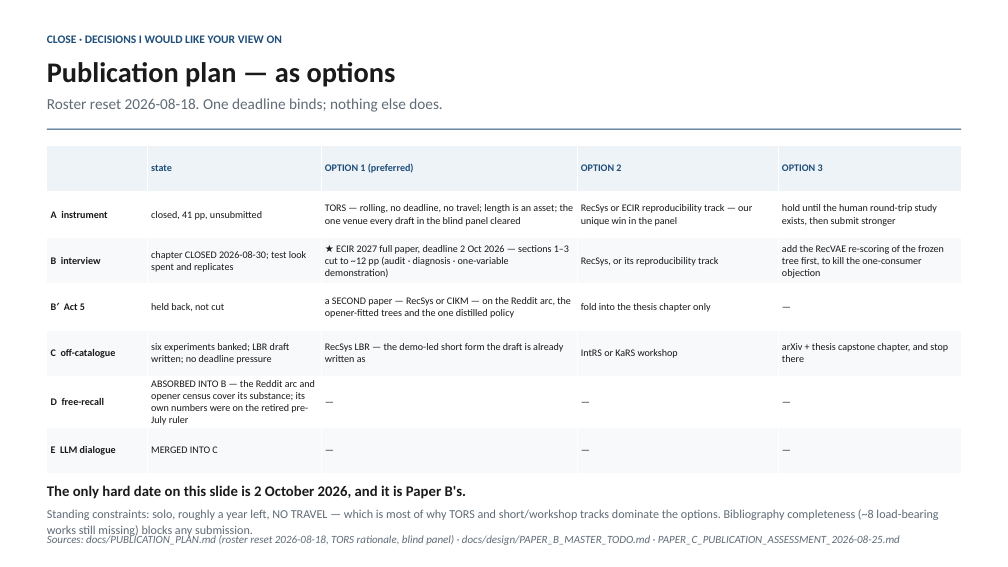
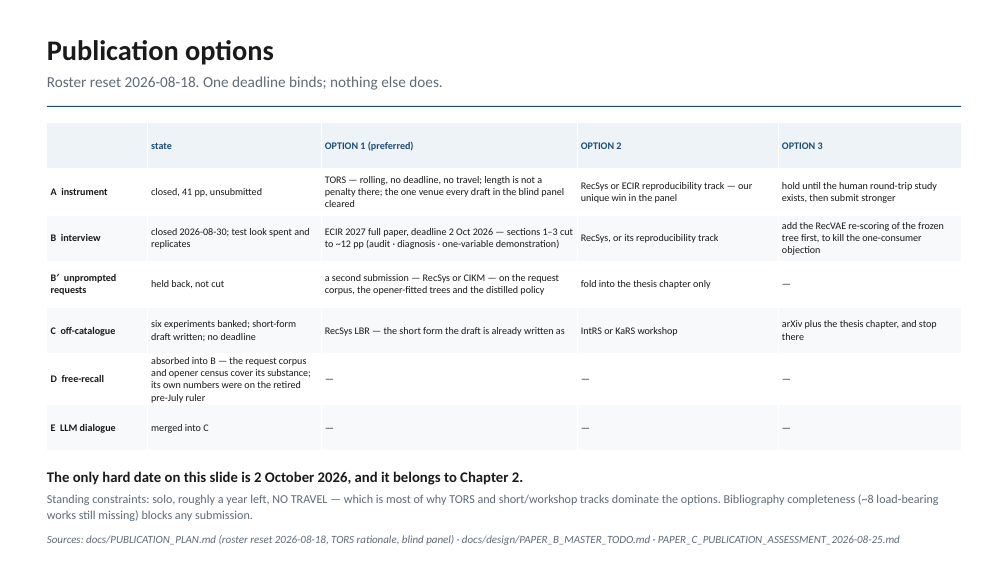
Before and after one commit to makarovaalexa-brch/casper, a slide deck: slide 43 of new_chapters/slides/casper_supervisor_2026-09.pptx (slide 40 before the commit). Drawn at 1008x567 pixels with LibreOffice and Linux fonts; fonts in the diff are those of the drawing. Boxes give left, top, right and bottom in pixels: in the first picture for what was removed or moved away, otherwise in the second. Text is boxed around its words. In the diff, an @@ line names an element or a change of style, - is before the commit and + after.

```diff
--- a/new_chapters/slides/casper_supervisor_2026-09.pptx
+++ b/new_chapters/slides/casper_supervisor_2026-09.pptx
@@ text at box(47, 40, 274, 65): text changed @@
-Publication plan — as options
+Publication options
@@ text removed at box(47, 35, 282, 43) @@
-CLOSE · DECISIONS I WOULD LIKE YOUR VIEW ON
@@ text "Roster reset 2026-08-18. One deadline ...": place and size @@
-text "Roster reset 2026-08-18. One deadline ..." at box(47, 98, 442, 112)
+text "Roster reset 2026-08-18. One deadline ..." at box(47, 76, 442, 90)
@@ rectangle: place and size @@
-rectangle at box(47, 129, 961, 130)
+rectangle at box(47, 106, 961, 107)
@@ table at box(47, 123, 962, 446) @@
-row 2, column 3: TORS — rolling, no deadline, no travel; length is an asset; the one venue every draft in the blind panel cleared
+row 2, column 3: TORS — rolling, no deadline, no travel; length is not a penalty there; the one venue every draft in the blind panel cleared
-row 3, column 2: chapter CLOSED 2026-08-30; test look spent and replicates
+row 3, column 2: closed 2026-08-30; test look spent and replicates
-row 3, column 3: ★ ECIR 2027 full paper, deadline 2 Oct 2026 — sections 1–3 cut to ~12 pp (audit · diagnosis · one-variable demonstration)
+row 3, column 3: ECIR 2027 full paper, deadline 2 Oct 2026 — sections 1–3 cut to ~12 pp (audit · diagnosis · one-variable demonstration)
-row 4, column 1: B′ Act 5
+row 4, column 1: B′ unprompted requests
-row 4, column 3: a SECOND paper — RecSys or CIKM — on the Reddit arc, the opener-fitted trees and the one distilled policy
+row 4, column 3: a second submission — RecSys or CIKM — on the request corpus, the opener-fitted trees and the distilled policy
-row 5: C off-catalogue | six experiments banked; LBR draft written; no deadline pressure | RecSys LBR — the demo-led short form the draft is already written as | IntRS or KaRS workshop | arXiv + thesis capstone chapter, and stop there
+row 5: C off-catalogue | six experiments banked; short-form draft written; no deadline | RecSys LBR — the short form the draft is already written as | IntRS or KaRS workshop | arXiv plus the thesis chapter, and stop there
-row 6, column 2: ABSORBED INTO B — the Reddit arc and opener census cover its substance; its own numbers were on the retired pre-July ruler
+row 6, column 2: absorbed into B — the request corpus and opener census cover its substance; its own numbers were on the retired pre-July ruler
-row 7, column 2: MERGED INTO C
+row 7, column 2: merged into C
@@ table: place and size @@
-table at box(47, 145, 962, 469)
+table at box(47, 123, 962, 446)
@@ text at box(47, 471, 523, 485): text changed @@
-The only hard date on this slide is 2 October 2026, and it is Paper B's.
+The only hard date on this slide is 2 October 2026, and it belongs to Chapter 2.
@@ text "The only hard date on ...": place and size @@
-text "The only hard date on ..." at box(47, 485, 938, 538)
+text "The only hard date on ..." at box(47, 471, 938, 521)
```
Also in this commit, not shown: 53 other slides changed, 4 slides added, 1 slide removed, 11 other files.
